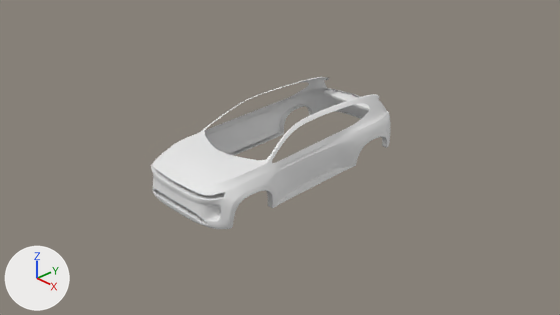
Before and after pictures for a commit that changed the Blender file 1111.blend.
Before and after are seen from the file's camera 'Camera'. Arrows for +X, +Y and +Z are at lower left; the lights stay in place. The older version comes first.

The first picture shows '车身'.
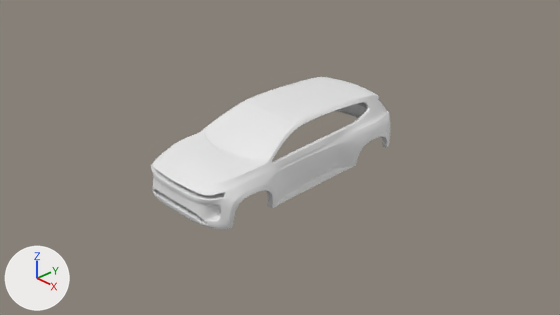
What differs and where, as boxes (x1, y1, x2, y2) in the pictures (560 x 315 px):
```json
{"object": "前挡风", "change": "added", "after": [205, 106, 290, 160]}
{"object": "车顶", "change": "shown", "after": [245, 80, 359, 123]}
{"part": 1, "of": "me_圆环_001", "change": "built on", "before": [190, 77, 390, 166], "after": [190, 77, 390, 166]}
```

Edits to the scene script, one JSON object a line:
```json
{"block": "me_圆环_001", "where": "# used by ob_车身; location = (0.0, -1.244, -0.232); rotation_euler = (0.0, 1.571, 0.0), in degrees (0, 90, 0); scale = (-0.387, -0.387, -0.387)"}
{"op": "remove", "block": "me_圆环_001", "code": "me_圆环_001.from_pydata(...)  # 1018 vertices, 903 faces; spans x -0.05..2.51, y -7.85..1.68, z -2.2..0.0"}
{"op": "add", "block": "me_圆环_001", "code": "me_圆环_001.from_pydata(...)  # 1253 vertices, 1105 faces; spans x -0.05..2.51, y -7.85..1.68, z -2.2..0.0"}
{"block": "me_圆环_001", "change": "me_圆环_001 part 1: 26 vertices moved from x 1.09..2.44, y -7.51..0.35, z -2.15..0.0 to x 1.06..2.43, y -7.51..0.33, z -2.16..0.0; 19 vertices removed from x 0.96..2.44, y -7.56..-0.38, z -2.18..0.0; 254 vertices added at x 0.94..2.5, y -7.68..-0.47, z -2.18..0.0"}
{"op": "add", "block": "me_圆环_005", "code": ["me_圆环_005 = bpy.data.meshes.new('圆环.005')", "me_圆环_005.from_pydata(...)  # 92 vertices, 80 faces; spans x 1.19..2.36, y -2.39..-0.06, z -1.68..0.0", "me_圆环_005.polygons.foreach_set('use_smooth', [True] * 80)"]}
{"op": "remove", "block": "ob_车顶", "code": "ob_车顶.hide_set(True)"}
{"op": "add", "block": "ob_前挡风", "code": ["ob_前挡风 = bpy.data.objects.new('前挡风', me_圆环_005)", "ob_前挡风.location = (0.0, -1.244, -0.232)", "ob_前挡风.rotation_euler = (0.0, 1.571, 0.0)  # degrees (0, 90, 0)", "ob_前挡风.scale = (-0.387, -0.387, -0.387)", "_m = ob_前挡风.modifiers.new('镜像', 'MIRROR')", "_m.use_axis = (False, False, True)", "_m.use_clip = True", "_m = ob_前挡风.modifiers.new('细分', 'SUBSURF')", "_m.levels = 2"]}
```
